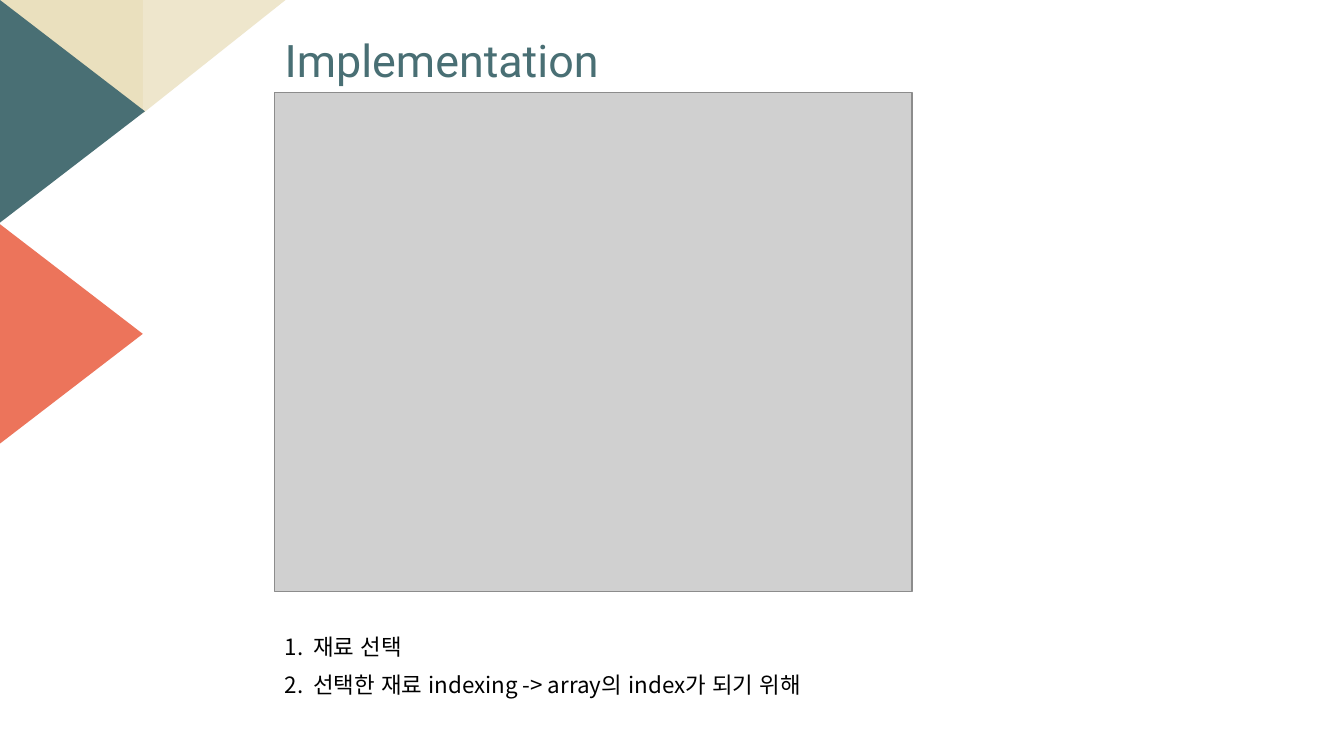
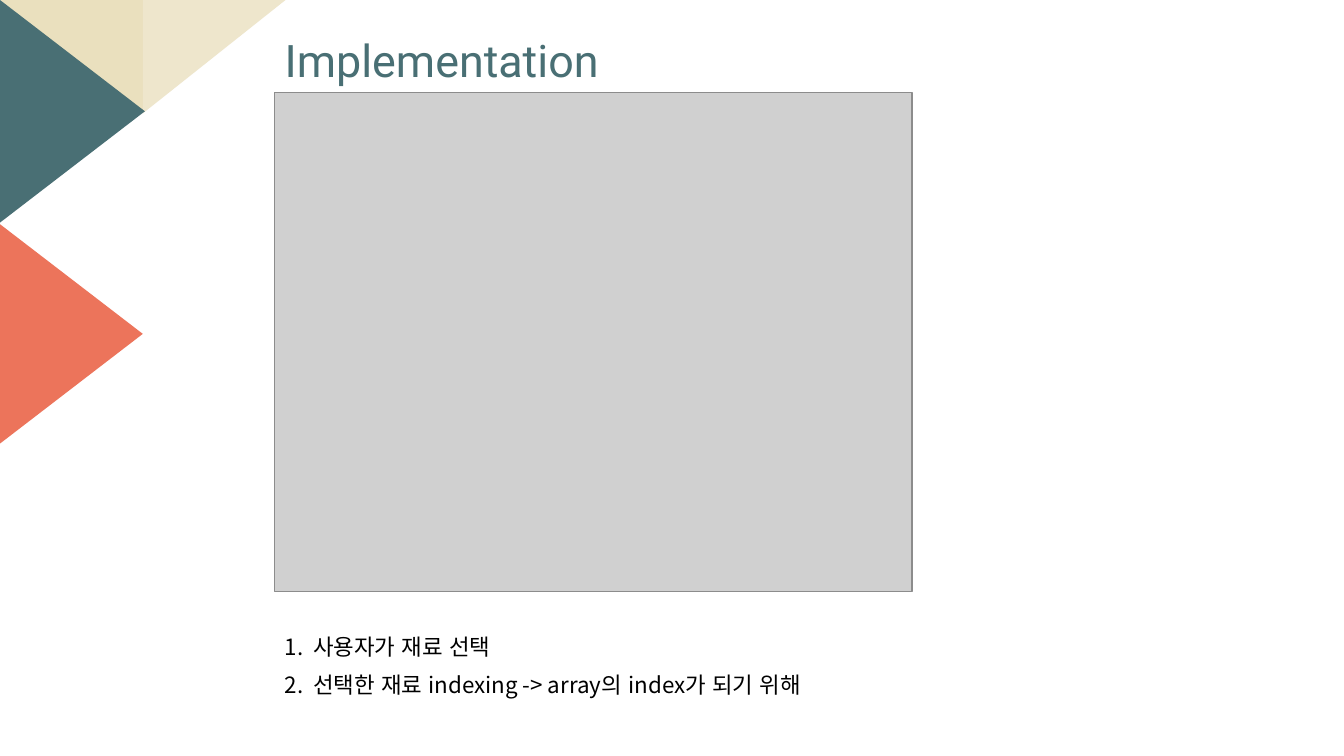
Before and after one commit to sharhp21/Data_structure_, a slide deck: slide 9 of personal/발표자료/자료구조설계_6주차.pptm. Drawn at 1344x756 pixels with LibreOffice and Linux fonts; fonts in the diff are those of the drawing; grey boxes stand for pictures. Boxes give left, top, right and bottom in pixels: in the first picture for what was removed or moved away, otherwise in the second. Text is boxed around its words. In the diff, an @@ line names an element or a change of style, - is before the commit and + after.

```diff
--- a/personal/발표자료/자료구조설계_6주차.pptm
+++ b/personal/발표자료/자료구조설계_6주차.pptm
@@ text at [285,636,490,657]: text changed @@
-1. 재료 선택
+1. 사용자가 재료 선택
```
Also in this commit, not shown: 5 other slides changed, 3 other files.
